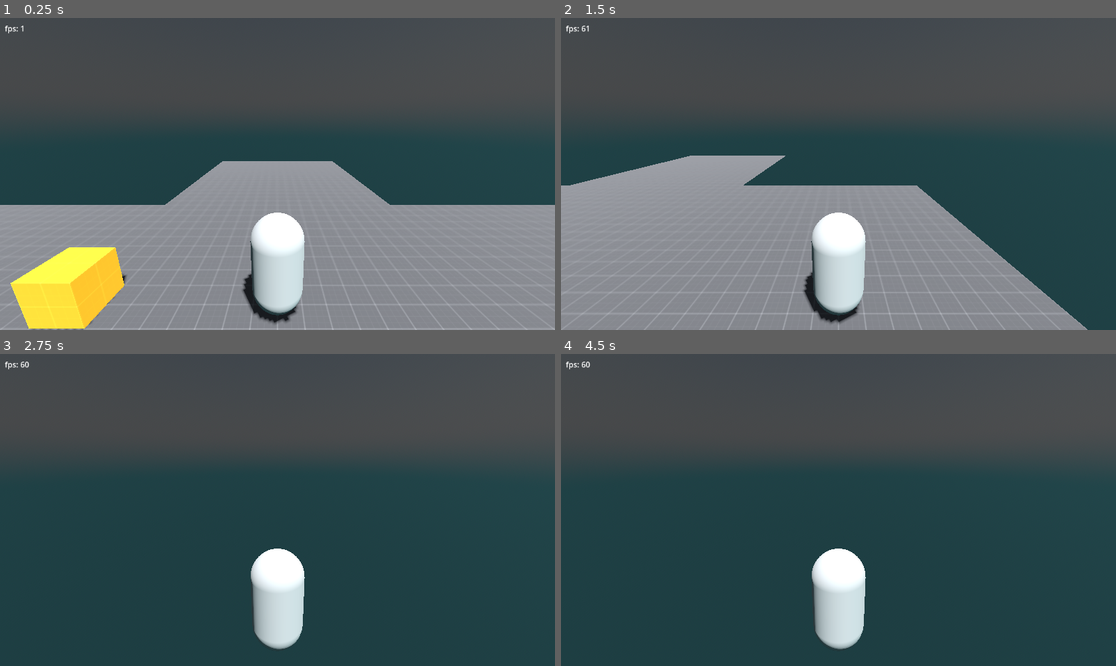
Above: before the commit, frames 1-4 (two rows, left to right).
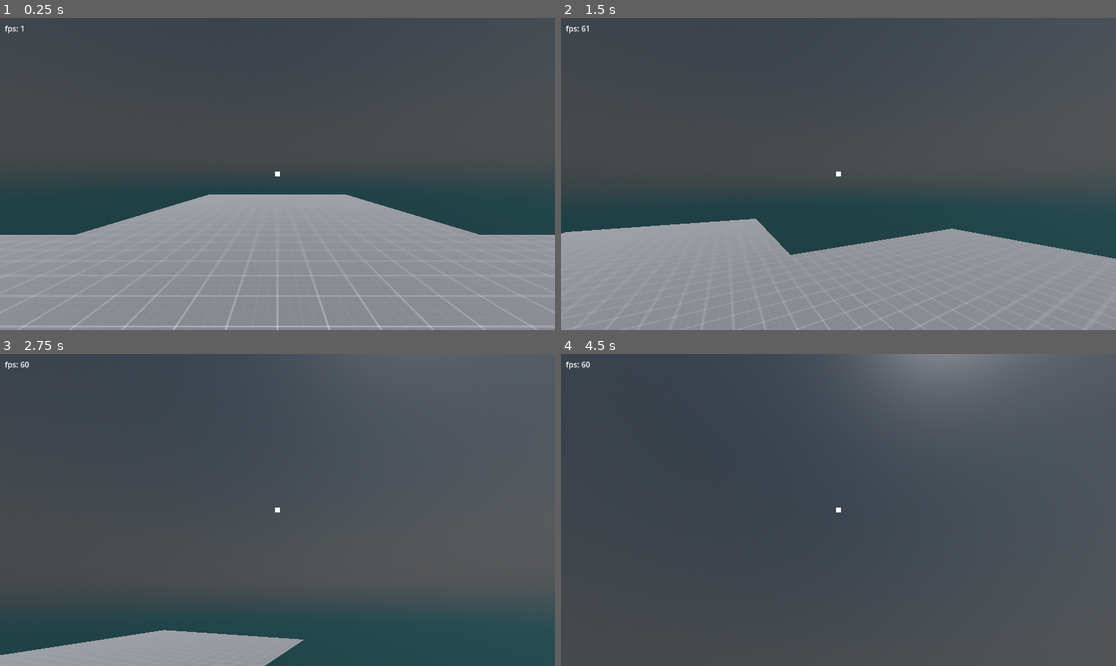
Above: after the commit, the same moments.

Repository: thederpykrafter/LearningGodot
Game: Godot game, scene res://scenes/World.tscn
The game is run twice, just before and just after one commit, with the same random seed, the same clock (stepped at 60 frames per second) and the same inputs. Before the commit the project has no main scene; this scene is started directly in both runs.
Inputs (mouse positions are in pixels of both pictures, inside the frame that each line leads up to):
- Up to frame 1 (0.25 s): no input
- Up to frame 2 (1.5 s): tap Enter at 0.5 s; move the mouse to (960, 158) at 0.52 s; hold D (Move_Right) 0.53-1.28 s; tap Tab (Capture) at 0.6 s; tap Space (Jump) at 0.77, 0.8, 1.07, 1.35 s; move the mouse to (727, 189) at 1.27 s; hold S (Move_Backward) from 1.28 s (still down)
- Up to frame 3 (2.75 s): tap Space (Jump) at 1.52, 1.82, 2.3 s; tap Tab (Capture) at 1.55, 2.1 s; move the mouse to (333, 441) at 2.02 s; release S (Move_Backward) at 2.03 s; hold D (Move_Right) from 2.03 s (still down)
- Up to frame 4 (4.5 s): move the mouse to (810, 572) at 2.77 s; release D (Move_Right) at 2.78 s; hold W (Move_Forward) 2.78-3.53 s; tap Ctrl (Crouch) at 2.85 s; tap Space (Jump) at 3.02, 3.32, 3.77, 3.8, 4.07, 4.25 s; tap Tab (Capture) at 3.05, 4.35 s; move the mouse to (1005, 556) at 3.52 s; hold A (Move_Left) from 3.53 s (still down); tap Shift (Sprint) at 3.6 s; move the mouse to (672, 463) at 4.27 s

The runs differ from the first frame. In frame 1, 29% of the frame differs, in the area x 0-100%, y 35-100%; in frame 2, 36%; in frame 3, 51%; in frame 4, 68%, in the area x 0-100%, y 0-100%.

Commit message:
basic player movement

Diff:
--- a/3D FPS/player/Head.gd
+++ /dev/null
@@ -1,10 +0,0 @@
-extends Marker3D
-
-@onready var cam_col = %CamCollider
-@onready var camera = %Camera3D
-
-func _process(delta):
-	if cam_col.is_colliding():
-		camera.global_transform.origin = lerp(camera.global_transform.origin, cam_col.get_collision_points(), 0.2)
-	else:
-		camera.global_transform.origin = %CamOriginReset
--- a/3D FPS/player/player.gd
+++ b/3D FPS/player/player.gd
@@ -1,36 +1,66 @@
 extends CharacterBody3D
 
-# How fast the player moves in meters per second.
-@export var speed = 14
-# The downward acceleration when in the air, in meters per second squared.
-@export var fall_acceleration = 75
+@onready var head = %Head
+@onready var camera = %Camera3D
+var gravity = ProjectSettings.get_setting("physics/3d/default_gravity")
+
+@export_group("Movement")
+@export var speed = 5 # m/s
+@export var jump_speed = 5 # m/s
+
+@export_group("Camera")
+
+@export var mouse_sensitivity = 0.002
+@export var joy_sensitivity = 4
+
 
 var target_velocity = Vector3.ZERO
 
+func move_player(delta):
+	# Apply Gravity
+	velocity.y += -gravity * delta
+
+	var input = Input.get_vector("Move_Left", "Move_Right", "Move_Forward", "Move_Backward", 0.1)
+	var direction = transform.basis * Vector3(input.x, 0, input.y)
+
+	# Ground Velocity
+	velocity.x = direction.x * speed
+	velocity.z = direction.z * speed
+
+	# Moving the Character
+	move_and_slide()
+
+	# Jumping
+	if is_on_floor() and Input.is_action_just_pressed("Jump"):
+		velocity.y = jump_speed
+
+func rotate_player(event):
+	if event is InputEventMouseMotion and Input.mouse_mode == Input.MOUSE_MODE_CAPTURED:
+		rotate_y(-event.relative.x * mouse_sensitivity)
+		head.rotate_x(-event.relative.y * mouse_sensitivity)
+		head.rotation.x = clampf(head.rotation.x, -deg_to_rad(70), deg_to_rad(70))
+
+func joy_rotation(delta):
+	var joy_input = Input.get_vector("Look_Left", "Look_Right", "Look_Up", "Look_Down", 0.1)
+	#var joy_direction = transform.basis * Vector3(joy_input.x, 0, joy_input.y)
+	rotate_y(-joy_input.x * joy_sensitivity * delta)
+	head.rotate_x(-joy_input.y * joy_sensitivity * delta)
+	head.rotation.x = clampf(head.rotation.x, -deg_to_rad(70), deg_to_rad(70))
+
+
+
+func _input(event):
+	rotate_player(event)
+
+	if Input.is_action_just_pressed("Capture"):
+		if Input.mouse_mode == Input.MOUSE_MODE_CAPTURED:
+			Input.mouse_mode = Input.MOUSE_MODE_VISIBLE
+		elif Input.mouse_mode == Input.MOUSE_MODE_VISIBLE:
+			Input.mouse_mode = Input.MOUSE_MODE_CAPTURED
+
+func _ready():
+	Input.mouse_mode = Input.MOUSE_MODE_CAPTURED
 
 func _physics_process(delta):
-	var direction = Vector3.ZERO
-
-	if Input.is_action_pressed("Move_Right"):
-		direction.x += 1
-	if Input.is_action_pressed("Move_Left"):
-		direction.x -= 1
-	if Input.is_action_pressed("Move_Backward"):
-		direction.z += 1
-	if Input.is_action_pressed("Move_Forward"):
-		direction.z -= 1
-
-	if direction != Vector3.ZERO:
-		direction = direction.normalized()
-
-	# Ground Velocity
-	target_velocity.x = direction.x * speed
-	target_velocity.z = direction.z * speed
-
-	# Vertical Velocity
-	if not is_on_floor(): # If in the air, fall towards the floor. Literally gravity
-		target_velocity.y = target_velocity.y - (fall_acceleration * delta)
-
-	# Moving the Character
-	velocity = target_velocity
-	move_and_slide()
+	move_player(delta)
+	joy_rotation(delta)
--- a/3D FPS/player/player.tscn
+++ b/3D FPS/player/player.tscn
@@ -24,18 +24,22 @@
 
 [node name="MeshInstance3D2" type="MeshInstance3D" parent="."]
 transform = Transform3D(1, 0, 0, 0, 1, 0, 0, 0, 1, 0, 1.47733, -0.604487)
+layers = 2
 mesh = SubResource("PrismMesh_nl2tq")
 
 [node name="Head" type="Marker3D" parent="."]
+unique_name_in_owner = true
 transform = Transform3D(1, 0, 0, 0, 1, 0, 0, 0, 1, 0, 1.5, 0)
 
 [node name="Camera3D" type="Camera3D" parent="Head"]
-transform = Transform3D(1, 0, 0, 0, 0.965926, 0.258819, 0, -0.258819, 0.965926, 0, 2.1615, 3.32968)
+unique_name_in_owner = true
+transform = Transform3D(1, 0, 0, 0, 1, -1.03316e-07, 0, 1.03316e-07, 1, 0, 0, 0)
+cull_mask = 1048573
 
-[node name="HUD" type="CanvasLayer" parent="."]
+[node name="HUD_Canvas" type="CanvasLayer" parent="."]
 follow_viewport_enabled = true
 
-[node name="MarginContainer" type="MarginContainer" parent="HUD"]
+[node name="Hud" type="MarginContainer" parent="HUD_Canvas"]
 anchors_preset = 15
 anchor_right = 1.0
 anchor_bottom = 1.0
@@ -46,8 +50,14 @@
 theme_override_constants/margin_right = 10
 theme_override_constants/margin_bottom = 10
 
-[node name="DebugStats" type="Label" parent="HUD/MarginContainer"]
+[node name="FPS" type="Label" parent="HUD_Canvas/Hud"]
 layout_mode = 2
 size_flags_vertical = 0
-text = "Debug"
+text = "FPS"
 script = ExtResource("1_0h6xv")
+
+[node name="ColorRect" type="ColorRect" parent="HUD_Canvas/Hud"]
+custom_minimum_size = Vector2(10, 10)
+layout_mode = 2
+size_flags_horizontal = 4
+size_flags_vertical = 4
--- a/3D FPS/project.godot
+++ b/3D FPS/project.godot
@@ -12,6 +12,7 @@
 
 config/name="3D FPS"
 config/version="0.0.1"
+run/main_scene="res://scenes/World.tscn"
 config/features=PackedStringArray("4.2", "Forward Plus")
 config/icon="res://icon.svg"
 
@@ -97,6 +98,8 @@
 
 [layer_names]
 
+3d_render/layer_1="ShownOnCam"
+3d_render/layer_2="HiddenFromCam"
 3d_physics/layer_1="Player"
 3d_physics/layer_2="World"
 3d_physics/layer_3="RigidBody"
--- a/3D FPS/scenes/World.tscn
+++ b/3D FPS/scenes/World.tscn
@@ -40,4 +40,5 @@
 [node name="Cube5" parent="Level" instance=ExtResource("4_1sh2c")]
 transform = Transform3D(1, 0, 0, 0, 1, 0, 0, 0, 1, -0.119877, 0, 3.47571)
 
-[node name="Player" parent="." instance=ExtResource("4_volmm")]
+[node name="Player" parent="." instance=ExtResource("4_bykka")]
+unique_name_in_owner = true
Not shown, changed: 3D FPS/addons/fpc/character.tscn
Not shown: 1 places in 3D FPS/scenes/World.tscn that only renumber resources
